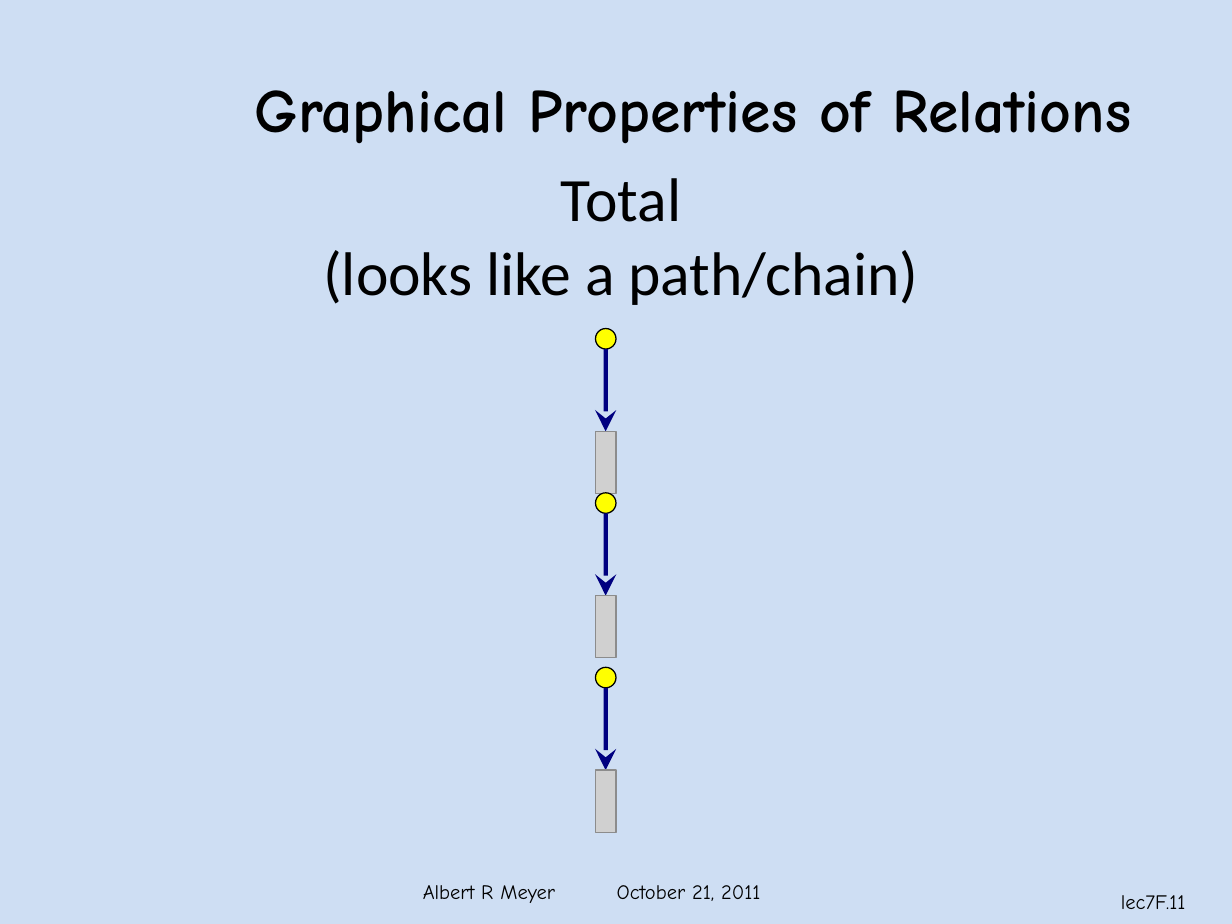
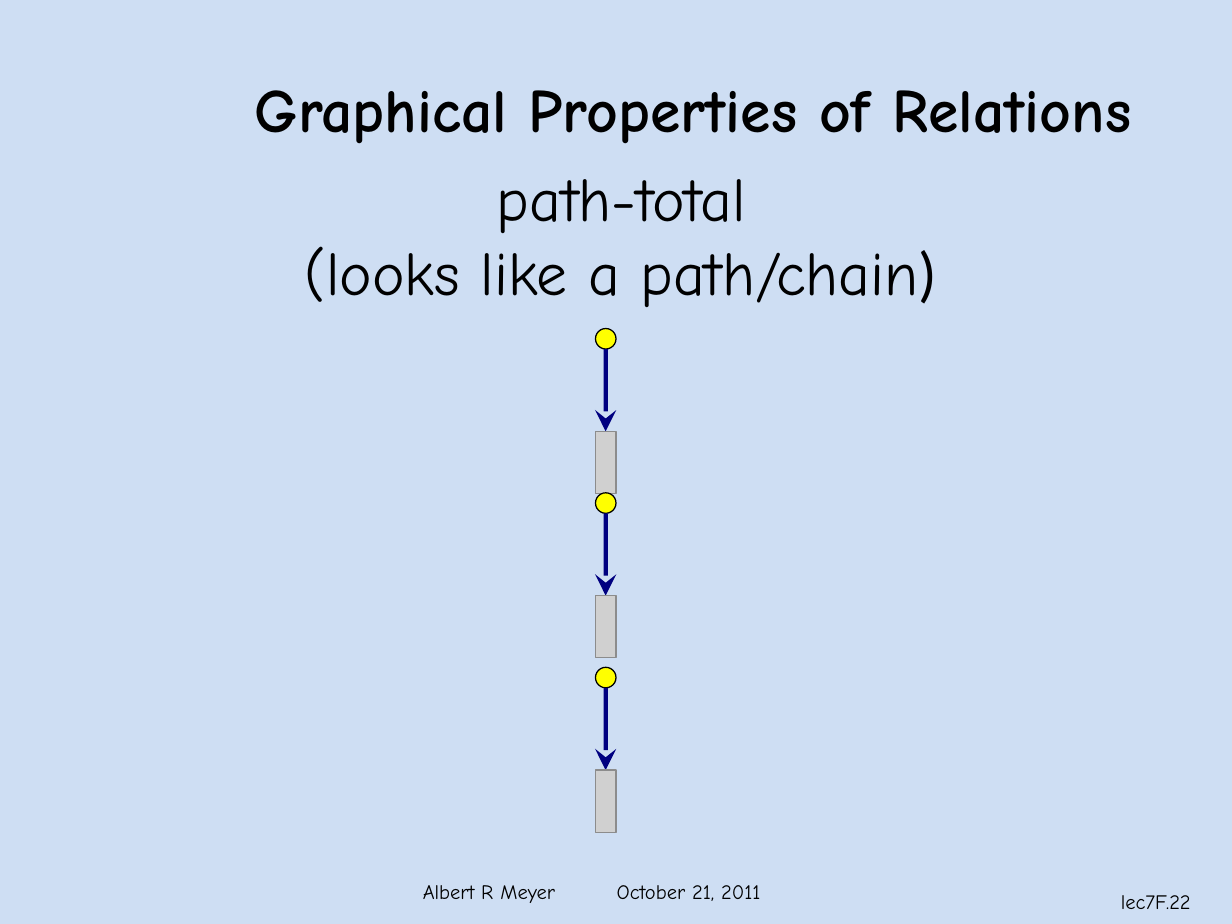
Before and after one commit to armeyer/mcs_web, a slide deck: slide 22 of fall11/slidesF11/slides7f.pptx (slide 11 before the commit). Drawn at 1232x924 pixels with LibreOffice and Linux fonts; fonts in the diff are those of the drawing; grey boxes stand for pictures; background and template pictures are left out. Boxes give left, top, right and bottom in pixels: in the first picture for what was removed or moved away, otherwise in the second. Text is boxed around its words. In the diff, an @@ line names an element or a change of style, - is before the commit and + after.

```diff
--- a/fall11/slidesF11/slides7f.pptx
+++ b/fall11/slidesF11/slides7f.pptx
@@ text "path-total": place and size @@
-text "path-total" at [323,178,919,305]
+text "path-total" at [305,179,937,307]
@@ text at [497,179,746,233]: text changed; font Calibri to Comic Neue @@
-Total
+path-total
@@ text at [305,246,937,307]: font Calibri to Comic Neue in "(looks like a path/chain)" @@
@@ page number at [1121,895,1191,909]: text changed @@
-lec7F.11
+lec7F.22
```
Also in this commit, not shown: 11 other slides changed, 7 slides added, 10 slides removed.
